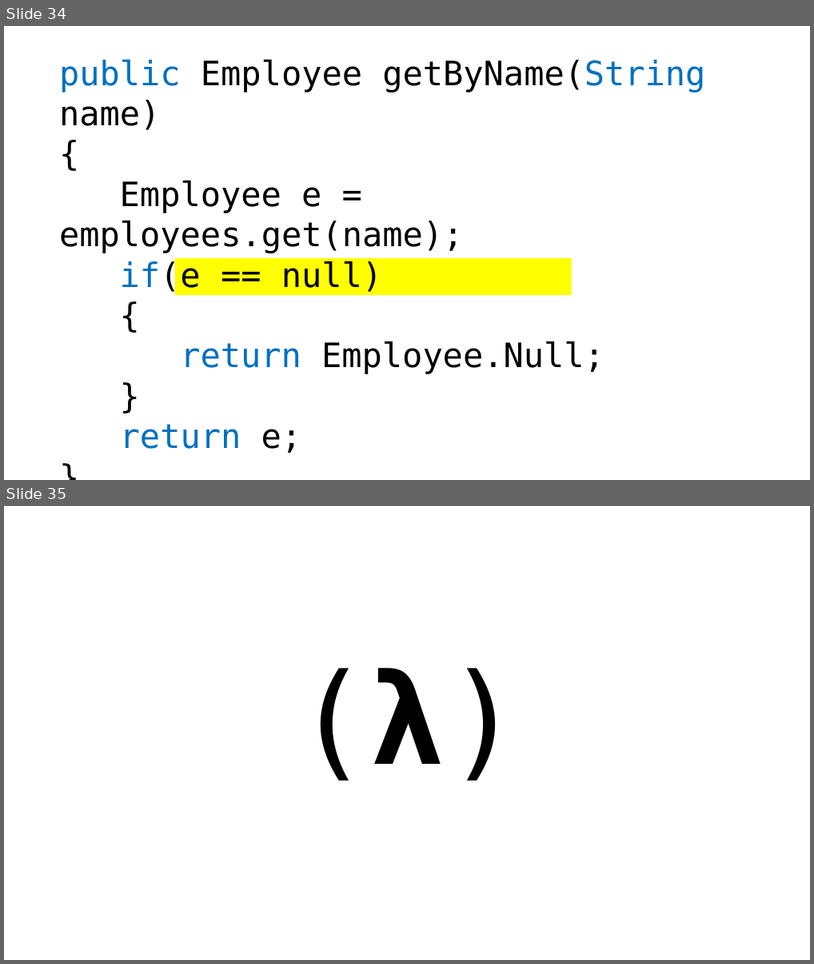
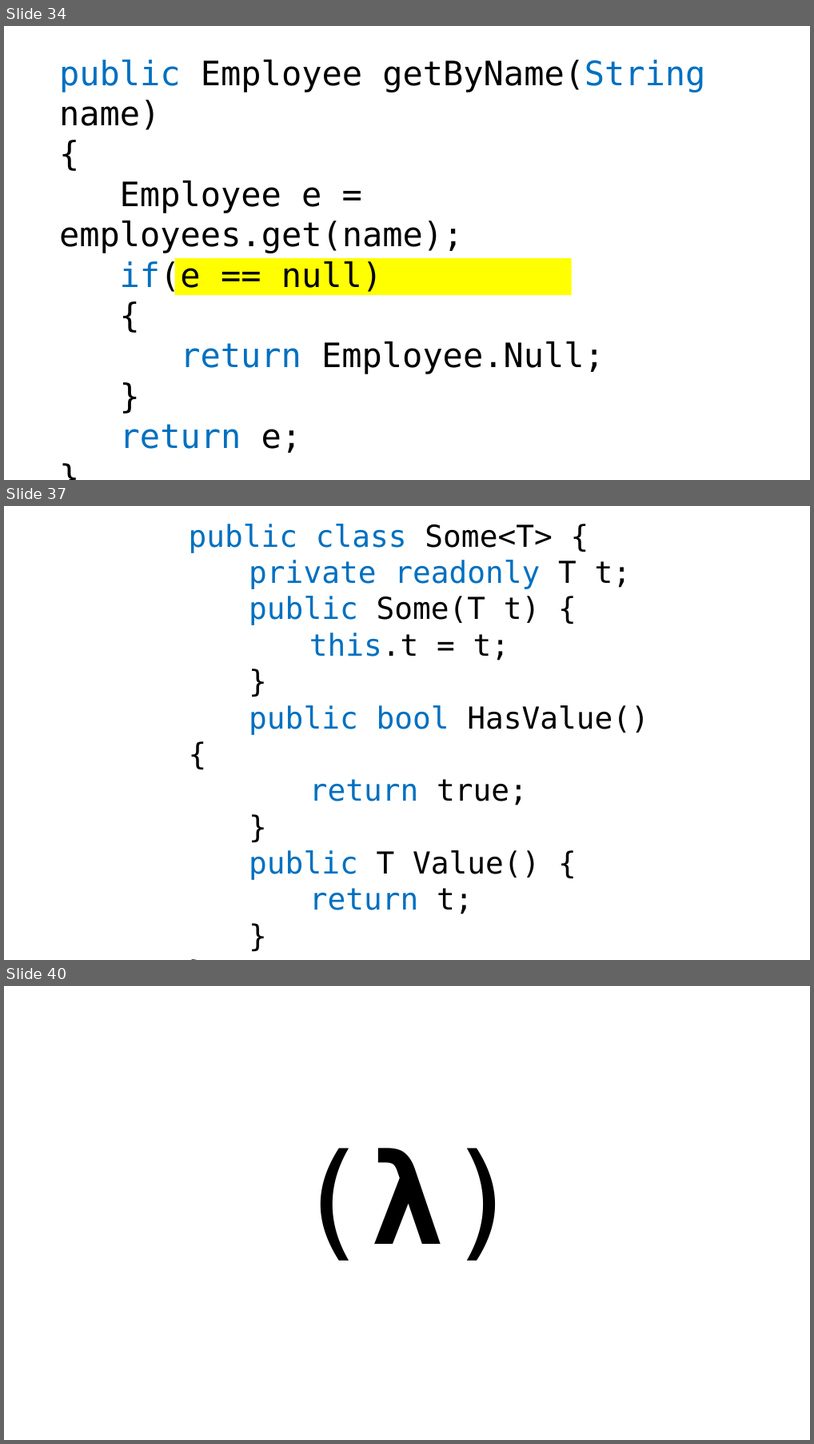
Before and after one commit to bytebarian/NullDereference, a slide deck: Prez/NULL/Nothing.pptx. Shown one above the other, each under a label of ours: slides 34 and 35 before the commit, slides 34, 37 and 40 after it; the slides between them are not shown. The pictures are 814x964 and 814x1444 pixels, drawn with LibreOffice and Linux fonts; fonts in the diff are those of the drawing. Boxes give left, top, right and bottom in pixels: in the first picture for what was removed or moved away, otherwise in the second. Text is boxed around its words. In the diff, an @@ line names an element or a change of style, - is before the commit and + after.

```diff
--- a/Prez/NULL/Nothing.pptx
+++ b/Prez/NULL/Nothing.pptx
@@ slide 37 added at (4, 506, 810, 960), background #FFFFFF @@
@@ text added at (189, 524, 650, 914), 36 pt, text #0070C0 @@
+public class Some<T> {
+private readonly T t;
+public Some(T t) {
+this.t = t;
+}
+public bool HasValue() {
+return true;
+}
+public T Value() {
+return t;
+}
+}
@@ what was slide 35 is now slide 40 @@
```
Also in this commit, not shown: 4 other slides added.
